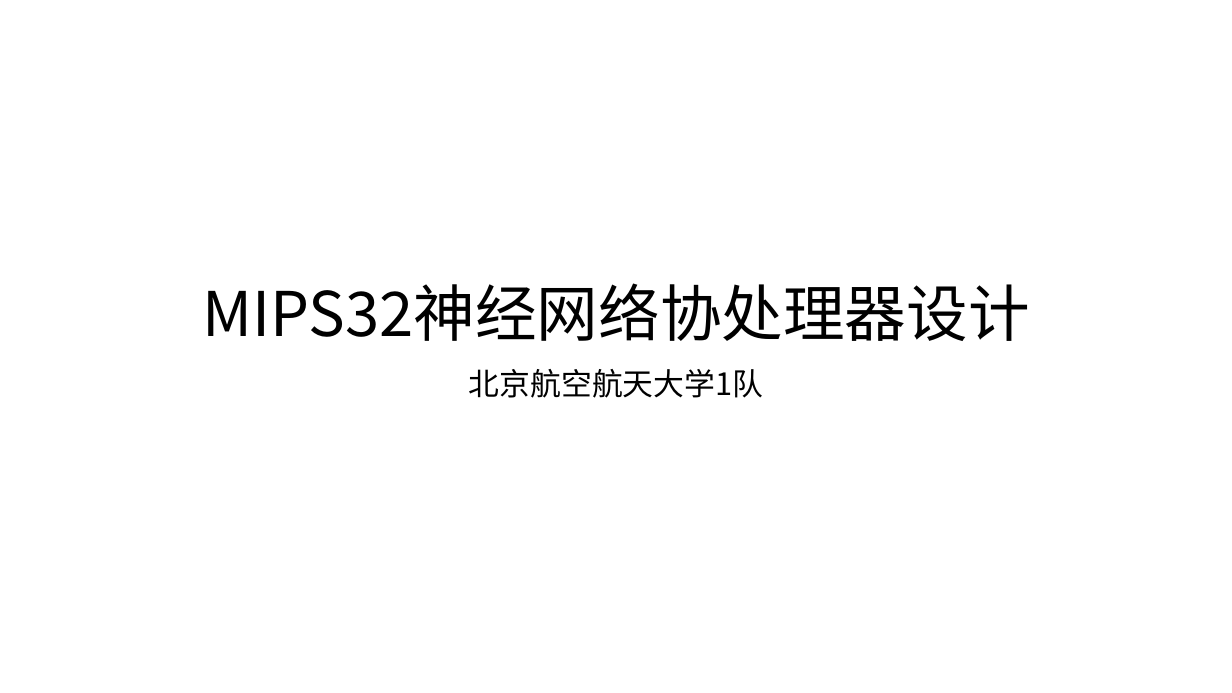
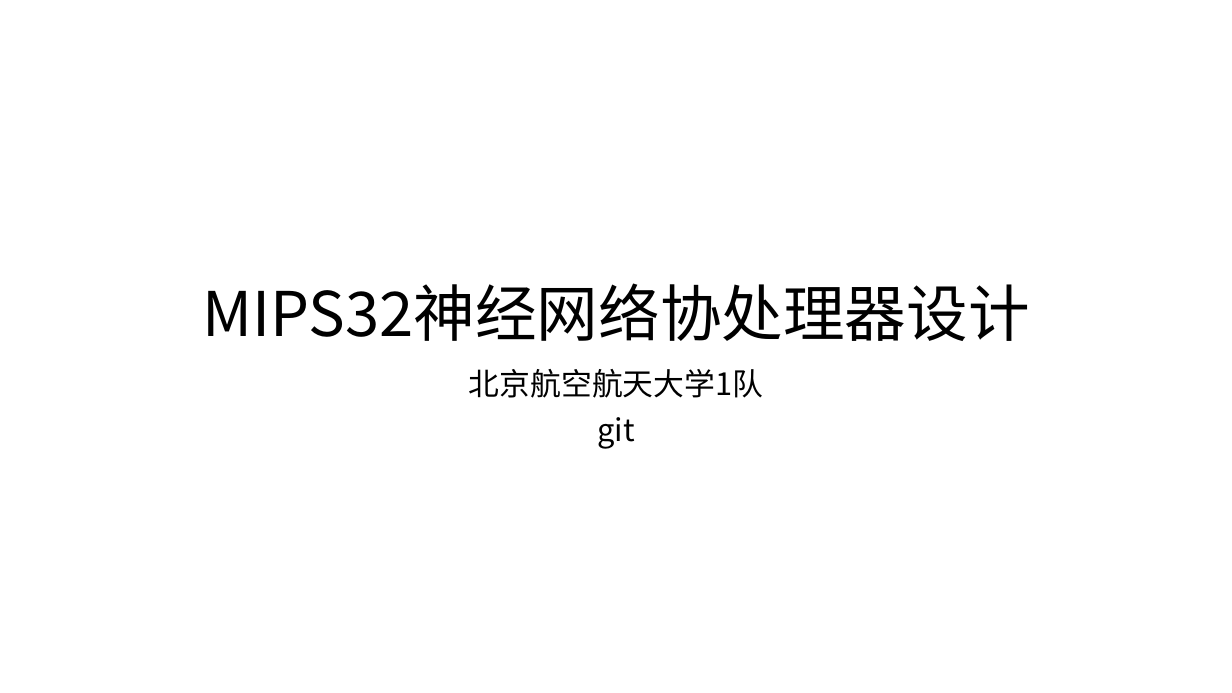
Before and after one commit to cnyangkun/nscscc2017, a slide deck: slide 1 of DOC/北航1队答辩PPT.pptx. Drawn at 1232x693 pixels with LibreOffice and Linux fonts; fonts in the diff are those of the drawing. Boxes give left, top, right and bottom in pixels: in the first picture for what was removed or moved away, otherwise in the second. Text is boxed around its words. In the diff, an @@ line names an element or a change of style, - is before the commit and + after.

```diff
--- a/DOC/北航1队答辩PPT.pptx
+++ b/DOC/北航1队答辩PPT.pptx
@@ subtitle at [597,417,634,449]: paragraph added @@
+git
```
Also in this commit, not shown: 2 other files.
